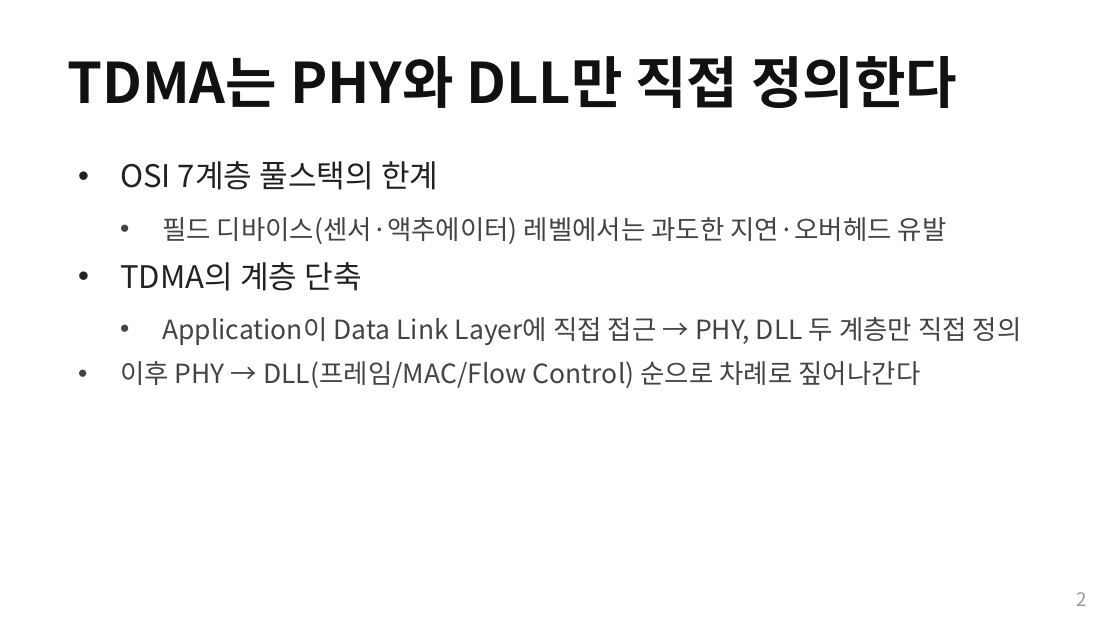
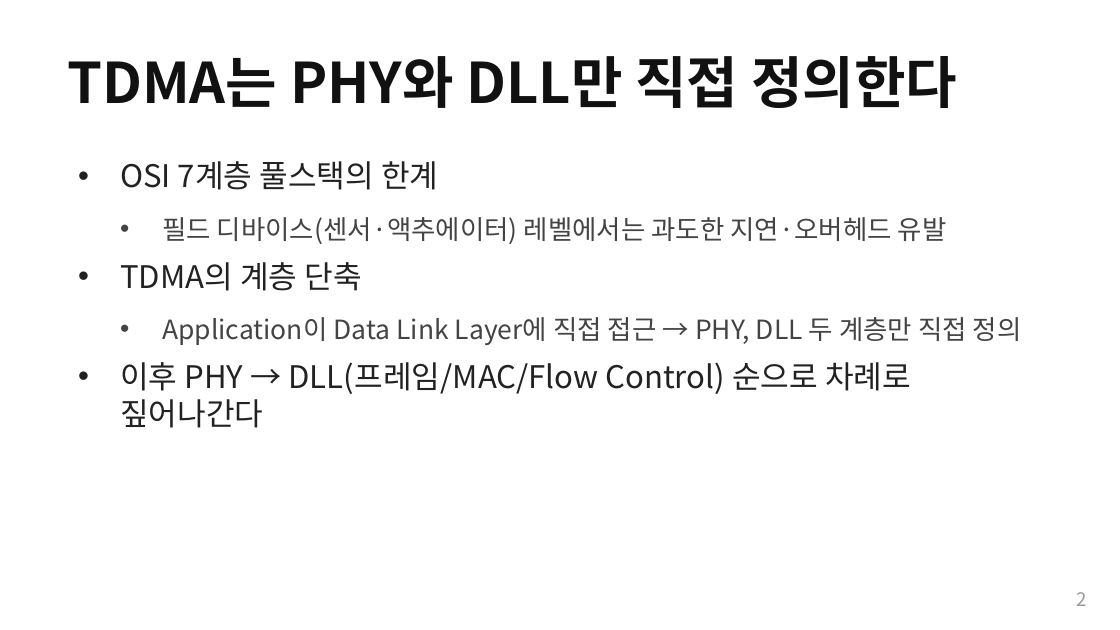
Before and after one commit to Woodong02/SoC_Design_and_Programming, a slide deck: slide 2 of section2_tdma_protocol.pptx. Drawn at 1120x630 pixels with LibreOffice and Linux fonts; fonts in the diff are those of the drawing. Boxes give left, top, right and bottom in pixels: in the first picture for what was removed or moved away, otherwise in the second. Text is boxed around its words. In the diff, an @@ line names an element or a change of style, - is before the commit and + after.

```diff
--- a/section2_tdma_protocol.pptx
+++ b/section2_tdma_protocol.pptx
@@ text at (120, 362, 911, 428): size 17 to 20 pt, text colour #444444 to #222222 in "이후 PHY → DLL(프레임/MAC/Flow Control) 순으로 차례로 ..." @@
```
Also in this commit, not shown: 6 other slides changed, 11 other files.
